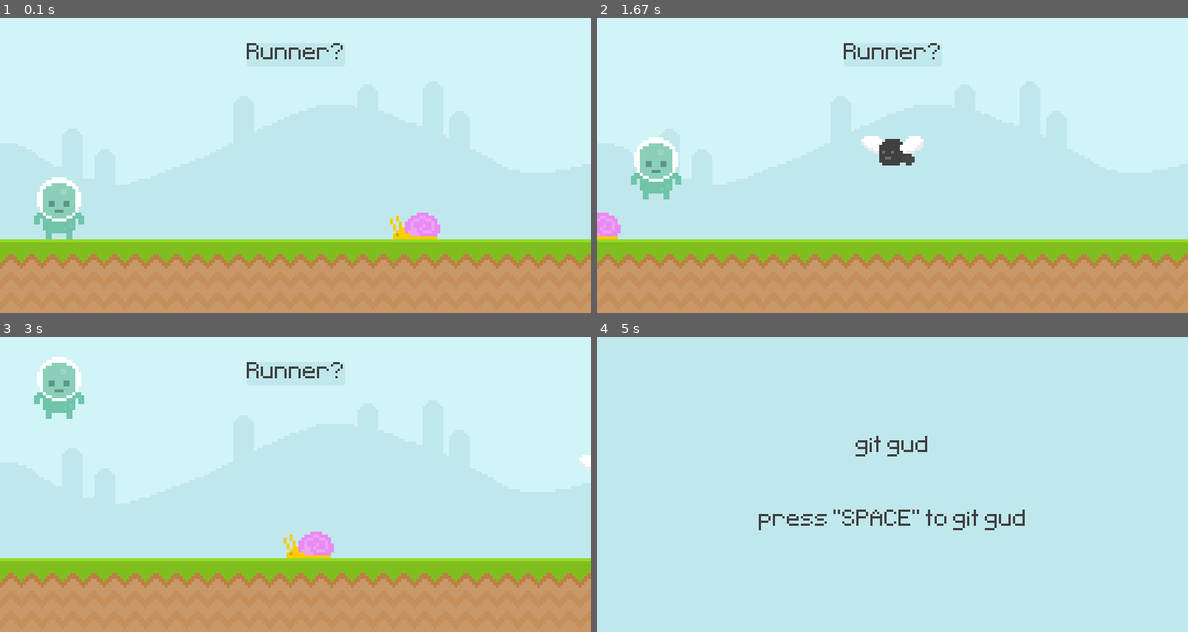
Above: before the commit, frames 1-4 (two rows, left to right).
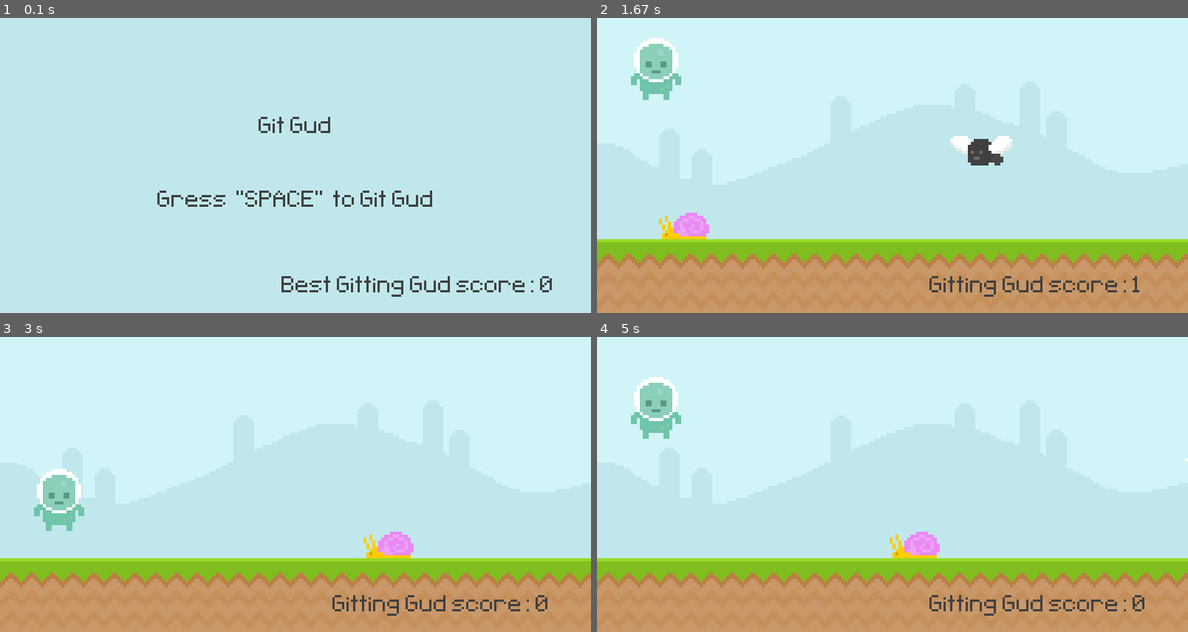
Above: after the commit, the same moments.

Repository: Sendzeagahara/pygame-test-1
Game: pygame game, started from main.py
Two runs of this game, one before a commit and one after it. Both use one fixed random seed, a clock stepped at 60 frames per second and the inputs below.
Inputs:
- Up to frame 1 (0.1 s): no input
- Up to frame 2 (1.67 s): tap Space at 0.33, 0.67, 1.07, 1.37 s
- Up to frame 3 (3 s): tap Space at 1.9, 2.2, 2.4, 2.7, 2.97 s
- Up to frame 4 (5 s): tap Space at 3.3, 3.6, 3.73, 4.13, 4.43, 4.8 s

The runs differ from the first frame. In frame 1, 28% of the frame differs, in the area x 0-100%, y 8-100%; in frame 2, 5.7%; in frame 3, 4.6%; in frame 4, 28%.

Commit message:
Score measurements

Diff:
--- a/main.py
+++ b/main.py
@@ -1,25 +1,38 @@
 from sys import exit
 import pygame
+
+
+def game_active_score():
+    current_time = (pygame.time.get_ticks() - start_time) // 1000
+    score_surface = main_font.render(f'Gitting Gud score: {current_time}', False, (64, 64, 64))
+    score_rectangle = score_surface.get_rect(topleft=(450, 350))
+    screen.blit(score_surface, score_rectangle)
+
+
+def game_best_score():
+    best_score_surface = main_font.render(f'Best Gitting Gud score: {best_score}', False, (64, 64, 64))
+    best_score_rectangle = best_score_surface.get_rect(topright=(750, 350))
+    screen.blit(best_score_surface, best_score_rectangle)
+
 
 pygame.init()
 screen = pygame.display.set_mode((800, 400))
 pygame.display.set_caption('test-1')
 main_font = pygame.font.Font('font/Pixeltype.ttf', 50)
 clock = pygame.time.Clock()
-game_active = True
+game_active = False
+start_time = 0
+best_score = 0
 
 # backgrounds
 sky_surface = pygame.image.load('graphics/Sky.png').convert_alpha()
 ground_surface = pygame.image.load('graphics/Ground.png').convert_alpha()
 
 # texts
-greet_surface = main_font.render('Runner?', False, (64, 64, 64))
-greet_rectangle = greet_surface.get_rect(center=(400, 50))
-
-game_over_surface_1 = main_font.render('git gud', False, (64, 64, 64))
+game_over_surface_1 = main_font.render('Git Gud', False, (64, 64, 64))
 game_over_rectangle_1 = game_over_surface_1.get_rect(center=(400, 150))
 
-game_over_surface_2 = main_font.render('press "SPACE" to git gud', False, (64, 64, 64))
+game_over_surface_2 = main_font.render('Gress  "SPACE"  to Git Gud', False, (64, 64, 64))
 game_over_rectangle_2 = game_over_surface_2.get_rect(center=(400, 250))
 
 # player
@@ -49,13 +62,13 @@
             if event.type == pygame.KEYDOWN:
                 if event.key == pygame.K_SPACE:
                     game_active = True
+                    start_time = pygame.time.get_ticks()
 
     if game_active:
         # environment
         screen.blit(sky_surface, (0, 0))
         screen.blit(ground_surface, (0, 300))
-        pygame.draw.rect(screen, '#c0e8ec', greet_rectangle, border_radius=3)
-        screen.blit(greet_surface, greet_rectangle)
+        game_active_score()
 
         # player
         player_gravity += 1
@@ -79,6 +92,8 @@
         # collisions
         if player_rectangle.colliderect(snail_rectangle) or player_rectangle.colliderect(fly_rectangle):
             game_active = False
+            if best_score < (pygame.time.get_ticks() - start_time) // 1000:
+                best_score = (pygame.time.get_ticks() - start_time) // 1000
             player_rectangle.bottom = 300
             snail_rectangle.x = 600
             fly_rectangle.x = 1000
@@ -86,6 +101,7 @@
         screen.fill('#c0e8ec')
         screen.blit(game_over_surface_1, game_over_rectangle_1)
         screen.blit(game_over_surface_2, game_over_rectangle_2)
+        game_best_score()
 
     pygame.display.update()
     clock.tick(60)
